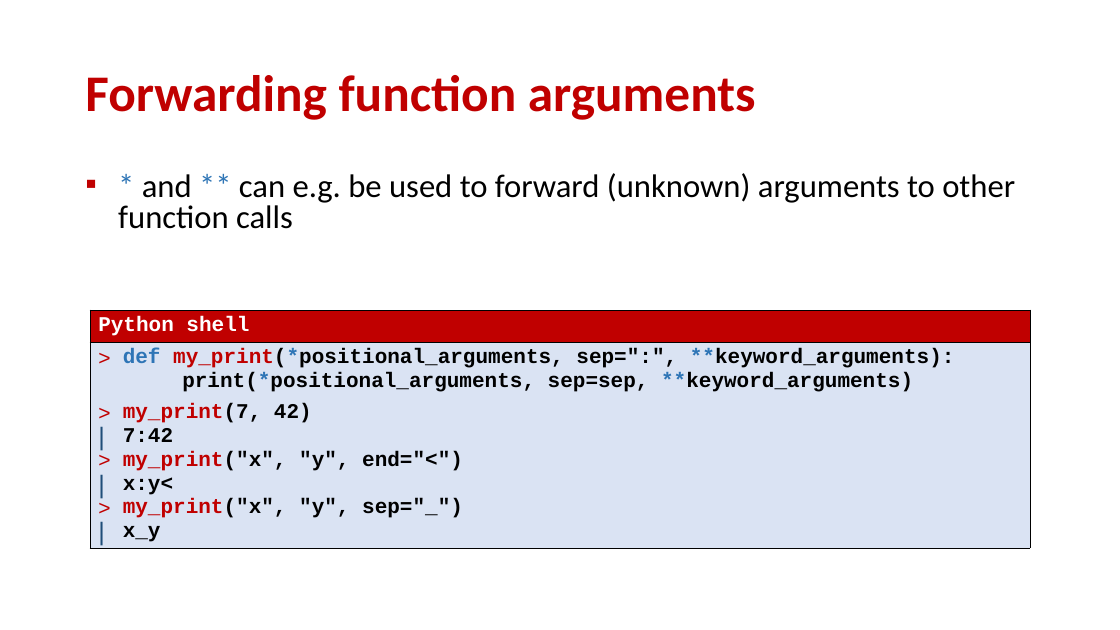
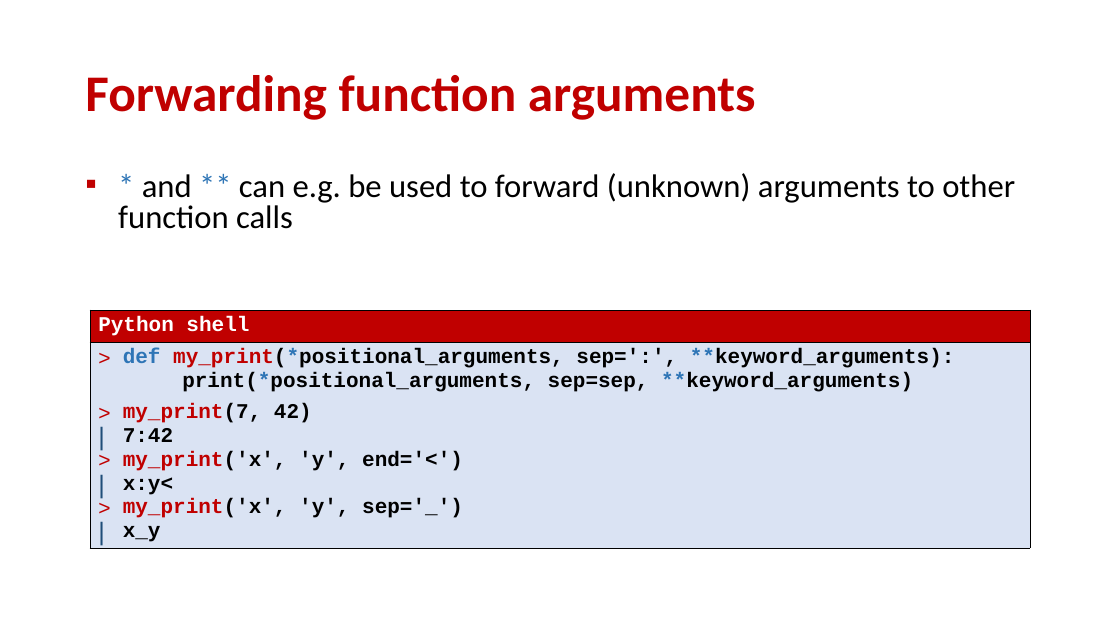
Before and after one commit to gsbrodal/gsbrodal.github.io, a slide deck: slide 23 of ipsa/slides/functions.pptx. Drawn at 1120x630 pixels with LibreOffice and Linux fonts; fonts in the diff are those of the drawing. Boxes give left, top, right and bottom in pixels: in the first picture for what was removed or moved away, otherwise in the second. Text is boxed around its words. In the diff, an @@ line names an element or a change of style, - is before the commit and + after.

```diff
--- a/ipsa/slides/functions.pptx
+++ b/ipsa/slides/functions.pptx
@@ table at [90,310,1030,560] @@
@@ row 2, column 1: "def my_print(*positional_arguments, sep=":", **keyword_arguments): / print(*positional_arguments, sep=sep, **keyword_arguments) / my_print(7, 42) / 7:42 / my_print("x", "y", end="<") / x:y< / my_print("x", "y", sep="_") / x_y" to "def my_print(*positional_arguments, sep=':', **keyword_arguments): / print(*positional_arguments, sep=sep, **keyword_arguments) / my_print(7, 42) / 7:42 / my_print('x', 'y', end='<') / x:y< / my_print('x', 'y', sep='_') / x_y" @@
```
Also in this commit, not shown: 8 other slides changed, 4 other files.
